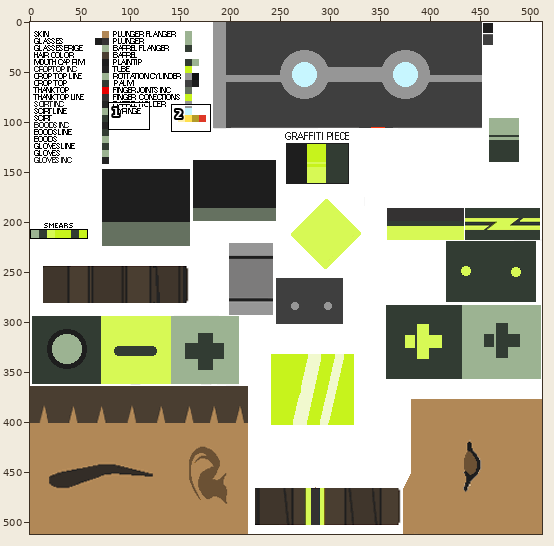
Sprite sheet, stored at Toxic Crown/Workfiles/grafNurseTex.png. The first picture is a wide view before the edit; the outline marks the close-up.
Close-up. The starting point:
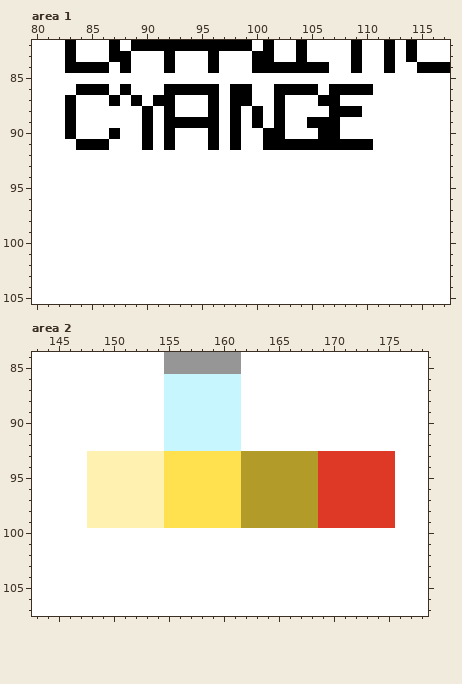
The file is 512x512 pixels. Colours within 5 levels of each other are drawn and written as one. Shown: area 1: x 80..117, y 82..105; area 2: x 143..178, y 84..107.
The same view after the edit:
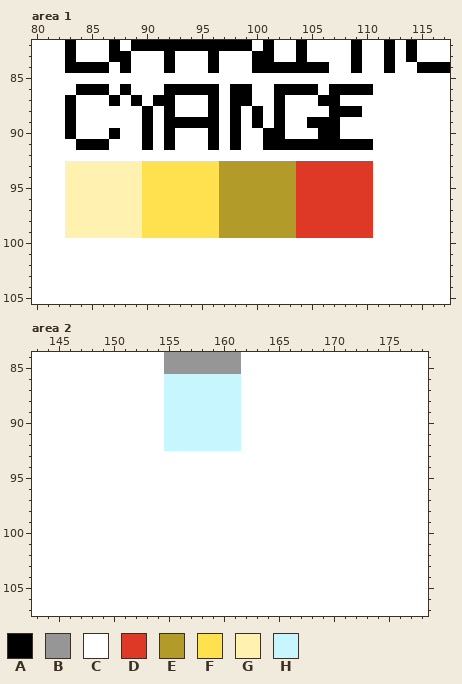
Palette (. is transparent): A #000000  B #969696  C #ffffff  D #de3827  E #b39b29  F #ffe04e  G #fff1b0  H #c7f6ff
What changed:
Area 1:
y 93..99: x 83..110 CCCCCCCCCCCCCCCCCCCCCCCCCCCC -> GGGGGGGFFFFFFFEEEEEEEDDDDDDD
Area 2:
y 93..99: x 148..175 GGGGGGGFFFFFFFEEEEEEEDDDDDDD -> CCCCCCCCCCCCCCCCCCCCCCCCCCCC
Changed places in both close-ups, as pixel boxes (x1, y1, x2, y2):
changed: (65, 161, 373, 238)
changed: (87, 451, 395, 528)
